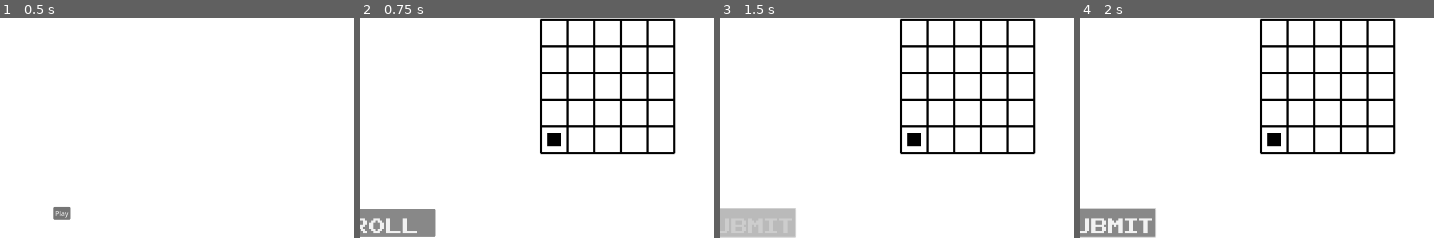
Above: before the commit, frames 1-4 (left to right).
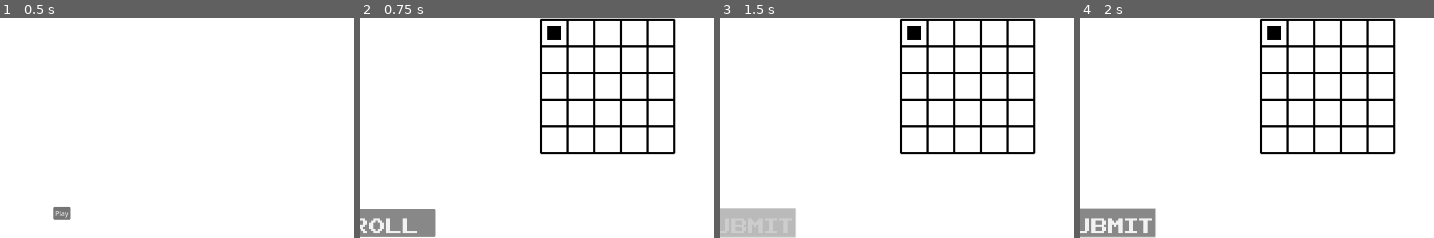
Above: after the commit, the same moments.

Repository: Peachball/gmtk-2025
Game: Godot game, scene res://scenes/menu.tscn
The game is run twice, just before and just after one commit, with the same random seed, the same clock (stepped at 60 frames per second) and the same inputs.
Inputs:
- Up to frame 1 (0.5 s): no input
- Up to frame 2 (0.75 s): click "Play" at 0.5 s
- Up to frame 3 (1.5 s): click "Roll" at 1.25 s
- Up to frame 4 (2 s): no input
The pictures show only the part of the screen within x 49-99%, y 40-90%; the shares and areas given below are measured in that part.

Frame 1 is identical in both runs. In frame 2, 0.5% of the frame differs, in the area x 52-57%, y 3-59%; in frame 3, 0.5%; in frame 4, 0.5%.

Commit message:
Implement buggy movement

Diff:
--- a/constant.gd
+++ b/constant.gd
@@ -4,6 +4,7 @@
 
 const TILE_WIDTH := 64.0
 const LINE_THICKNESS := 4.0
+const NULL_GRID_POSITION := Vector2i(-1, -1)
 
 enum Direction {
 	UP, RIGHT, DOWN, LEFT
--- a/objects/world_map.gd
+++ b/objects/world_map.gd
@@ -29,4 +29,7 @@
 
 func set_player_position(position: Vector2i) -> void:
 	$Player.position = Vector2((position.x + 0.5) * Constant.TILE_WIDTH,
-		(level_height - position.y - .5) * Constant.TILE_WIDTH)
+		(position.y + .5) * Constant.TILE_WIDTH)
+
+func get_player_position() -> Vector2i:
+	return Vector2i(($Player.position / Constant.TILE_WIDTH).floor())
--- a/project.godot
+++ b/project.godot
@@ -23,6 +23,14 @@
 window/size/window_height_override=720
 window/stretch/mode="viewport"
 
+[input]
+
+click={
+"deadzone": 0.2,
+"events": [Object(InputEventMouseButton,"resource_local_to_scene":false,"resource_name":"","device":-1,"window_id":0,"alt_pressed":false,"shift_pressed":false,"ctrl_pressed":false,"meta_pressed":false,"button_mask":0,"position":Vector2(0, 0),"global_position":Vector2(0, 0),"factor":1.0,"button_index":1,"canceled":false,"pressed":false,"double_click":false,"script":null)
+]
+}
+
 [rendering]
 
 renderer/rendering_method="gl_compatibility"
--- a/scenes/level.gd
+++ b/scenes/level.gd
@@ -50,6 +50,32 @@
 		return
 	highlight_path()
 
+	if Input.is_action_just_pressed("click"):
+		handle_place_tiles()
+
+func handle_place_tiles() -> void:
+	var grid_map: Dictionary[Vector2i, Tile] = {}
+	for child in $HeldTiles.get_children():
+		var tile := child as Tile
+		grid_map[tile.grid_position] = tile
+
+	# Get tile under the player
+	var relative_player_grid_position := Constant.NULL_GRID_POSITION
+	var entry_direction := -1
+	for grid_position in grid_map.keys():
+		var tile := grid_map[grid_position]
+		entry_direction = tile.end_direction if path_direction_flipped else tile.start_direction
+		if tile.is_player_inside($WorldMap/Player.global_position):
+			relative_player_grid_position = grid_position
+			break
+	if relative_player_grid_position == Constant.NULL_GRID_POSITION:
+		return
+	var result_position := _traverse_path(grid_map, relative_player_grid_position, entry_direction)
+	if result_position == Constant.NULL_GRID_POSITION:
+		return
+	var prev_player_position = $WorldMap.get_player_position()
+	$WorldMap.set_player_position(prev_player_position + result_position - relative_player_grid_position)
+
 func clear_held_tiles():
 	Constant.clear_children($HeldTiles)
 
@@ -74,12 +100,13 @@
 			var direction := tile.end_direction if path_direction_flipped else tile.start_direction
 			_traverse_path(grid_map, grid_position, direction)
 			break
-		# var entry_direction := tile.calculate_path_direction($WorldMap/Player.global_position)
-		# if entry_direction != -1:
-			# _traverse_path(grid_map, grid_position, entry_direction)
-			# break
 
-func _traverse_path(grid_map: Dictionary[Vector2i, Tile], start_pos: Vector2i, entry_direction: int) -> void:
+func _traverse_path(
+		grid_map: Dictionary[Vector2i, Tile],
+		start_pos: Vector2i,
+		entry_direction: int,
+		highlight_tiles: bool = true
+	) -> Vector2i:
 	var current_pos := start_pos
 	var current_direction := entry_direction
 	var path_length = 0
@@ -95,14 +122,15 @@
 			break
 
 		# Set highlights
-		if path_length > 0: tile.set_highlight_direction(current_direction)
-		tile.set_highlight_direction(exit_direction)
+		if highlight_tiles:
+			if path_length > 0: tile.set_highlight_direction(current_direction)
+			tile.set_highlight_direction(exit_direction)
 
 		# Move to next tile in that direction
 		current_pos += Vector2i(Constant.direction_to_vector(exit_direction))
 		current_direction = (exit_direction + 2) % 4  # reverse for next tile's entry
-
 		path_length += 1
+	return current_pos
 
 
 func _on_roll_submit_button_pressed() -> void:
